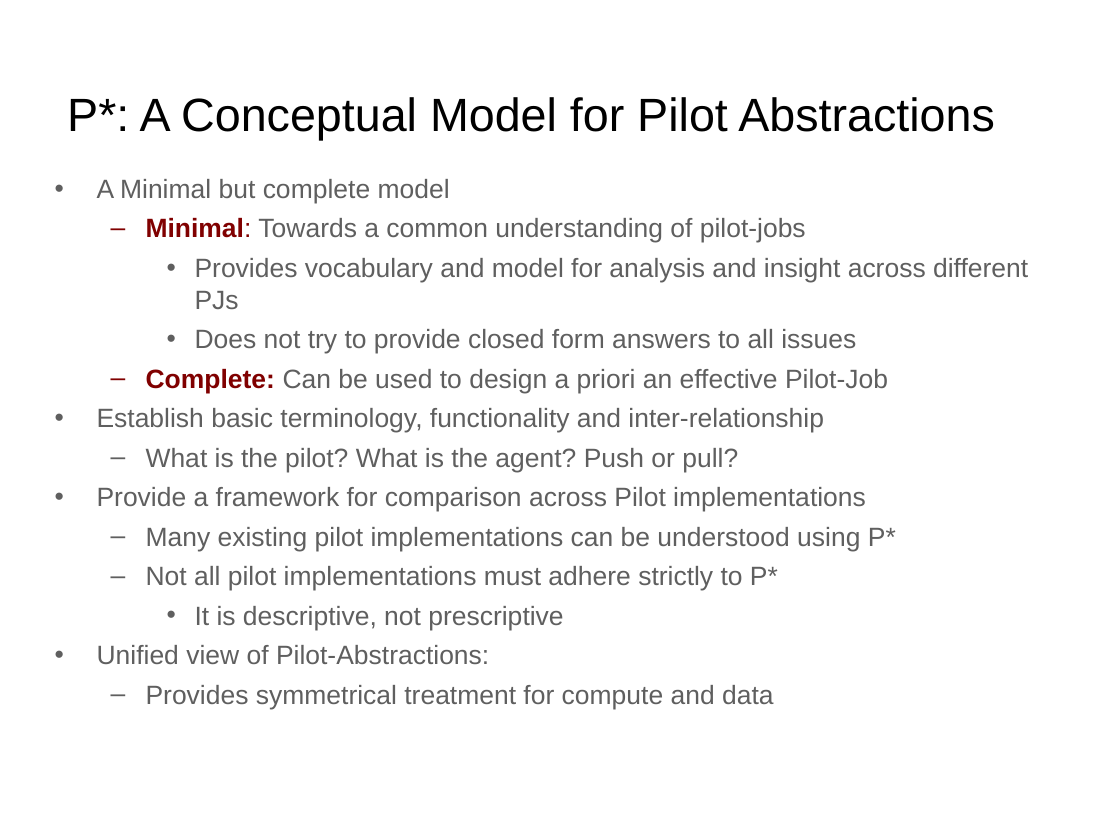
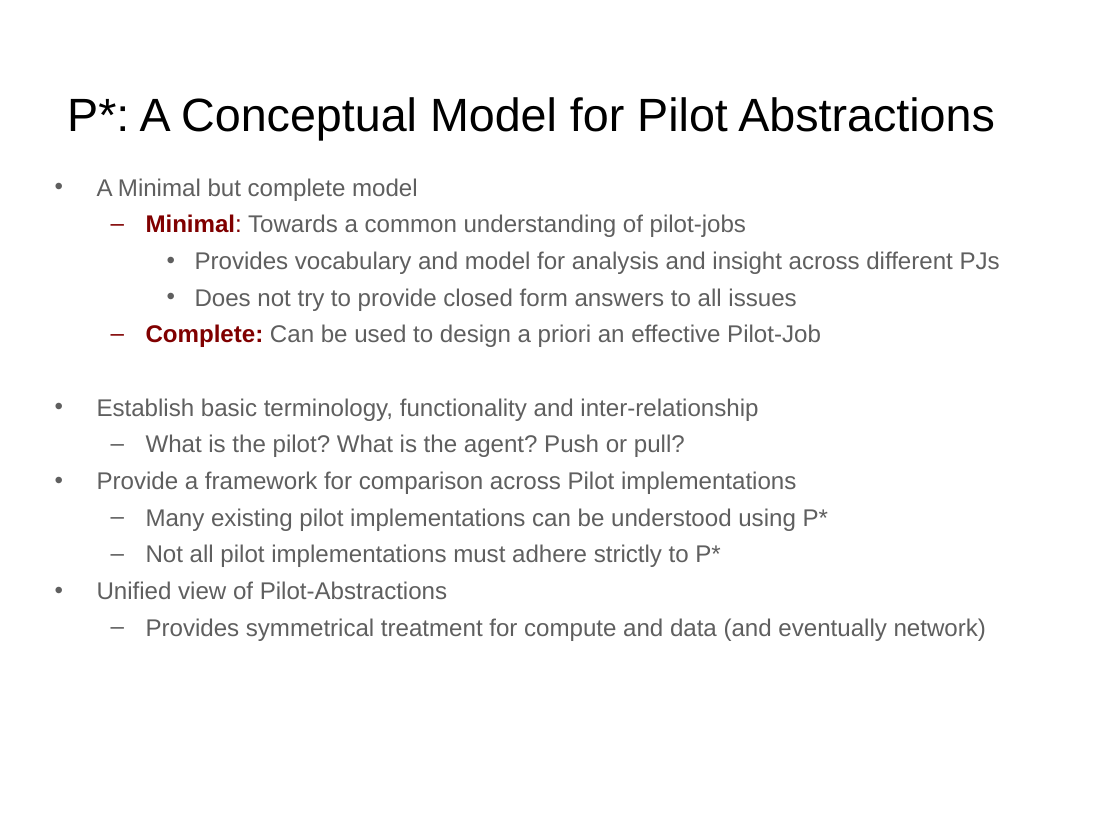
Before and after one commit to saga-project/presentations, a slide deck: slide 9 of bnl-pstar.ppt. Drawn at 1120x840 pixels with LibreOffice and Linux fonts; fonts in the diff are those of the drawing; background and template pictures are left out. Boxes give left, top, right and bottom in pixels: in the first picture for what was removed or moved away, otherwise in the second. Text is boxed around its words. In the diff, an @@ line names an element or a change of style, - is before the commit and + after.

```diff
--- a/bnl-pstar.ppt
+++ b/bnl-pstar.ppt
@@ text at [97, 178, 1000, 567]: size 17 to 15.5 pt in "A Minimal but complete model", "Minimal: Towards a common understanding of pilot-jobs", "Provides vocabulary and model for analysis and ...", "Does not try to provide closed form ..." and 6 more places @@
@@ text at [97, 581, 986, 641]: text changed; size 17 to 15.5 pt @@
-    • It is descriptive, not prescriptive
-• Unified view of Pilot-Abstractions:
-  – Provides symmetrical treatment for compute and data
+• Unified view of Pilot-Abstractions
+  – Provides symmetrical treatment for compute and data (and eventually network)
```
Also in this commit, not shown: 6 other slides changed, 3 slides added.
